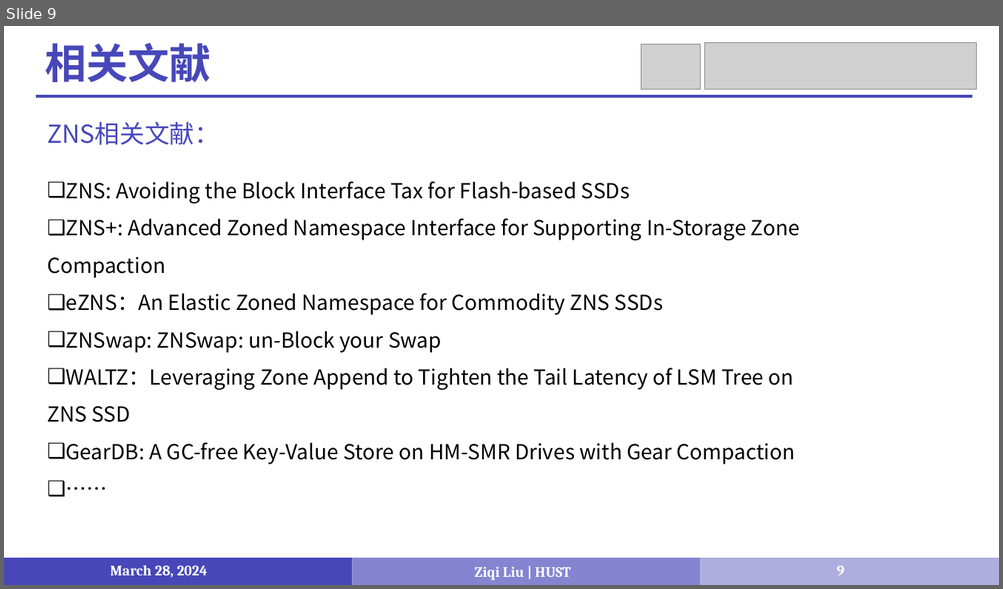
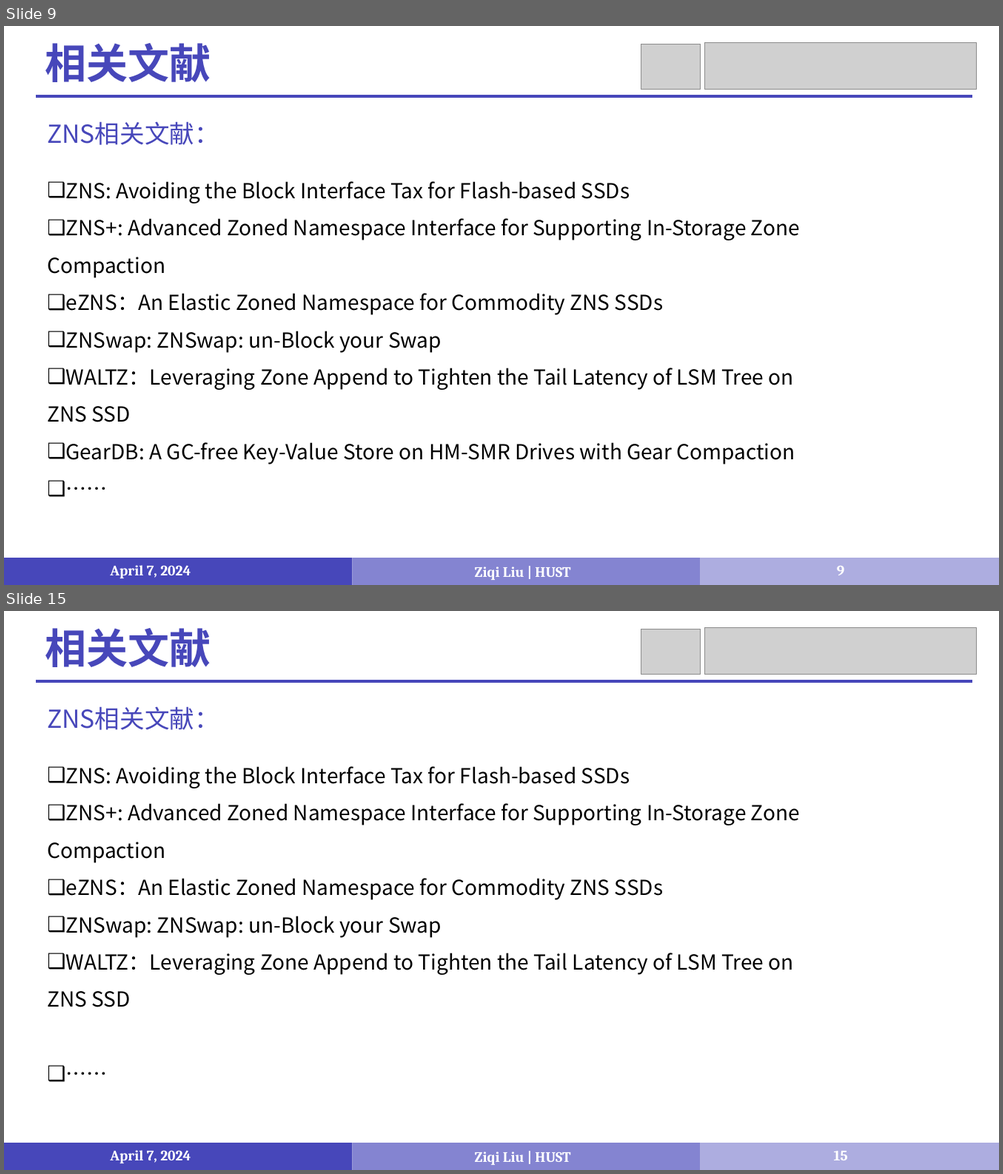
Before and after one commit to LiuziqiOvO/md, a slide deck: Paper/报告/存.pptx. Shown one above the other, each under a label of ours: slide 9 before the commit, slides 9 and 15 after it; the slides between them are not shown. The pictures are 1003x589 and 1003x1174 pixels, drawn with LibreOffice and Linux fonts; fonts in the diff are those of the drawing; grey boxes stand for pictures. Boxes give left, top, right and bottom in pixels: in the first picture for what was removed or moved away, otherwise in the second. Text is boxed around its words. In the diff, an @@ line names an element or a change of style, - is before the commit and + after.

```diff
--- a/Paper/报告/存.pptx
+++ b/Paper/报告/存.pptx
@@ slide 15 added at bbox=[4, 611, 999, 1170], background #FFFFFF @@
@@ text added at bbox=[45, 628, 211, 667], 40 pt, text #4747BA, bold @@
+相关文献
@@ picture added at bbox=[640, 629, 700, 675] @@
@@ picture added at bbox=[706, 627, 976, 674] @@
@@ line added from (35, 681) to (973, 681), #4747BA 3 pt @@
@@ text added at bbox=[47, 706, 219, 730], 24 pt, text #4747BA @@
+ZNS相关文献：
@@ text added at bbox=[47, 766, 800, 1008], 20 pt, text #000000 @@
+❑ ZNS: Avoiding the Block Interface Tax for Flash-based SSDs
+❑ ZNS+: Advanced Zoned Namespace Interface for Supporting In-Storage Zone Compaction
+❑ eZNS：An Elastic Zoned Namespace for Commodity ZNS SSDs
+❑ ZNSwap: ZNSwap: un-Block your Swap
+❑ WALTZ：Leveraging Zone Append to Tighten the Tail Latency of LSM Tree on ZNS SSD
+❑ ……
@@ rectangle added at bbox=[4, 1143, 353, 1170], fill #4747BA @@
@@ rectangle added at bbox=[353, 1143, 701, 1170], fill #8484D1 @@
@@ rectangle added at bbox=[700, 1143, 999, 1170], fill #ADADE0 @@
@@ text added at bbox=[110, 1150, 190, 1164], 14 pt, text #FFFFFF, bold @@
+April 7, 2024
@@ text added at bbox=[475, 1152, 570, 1165], 14 pt, text #FFFFFF, bold @@
+Ziqi Liu | HUST
@@ page number added at bbox=[834, 1151, 848, 1161], 14 pt, text #FFFFFF, bold @@
+15
@@ slide 9 changed as well @@
@@ text at bbox=[110, 565, 190, 579]: text changed @@
-March 28, 2024
+April 7, 2024
```
Also in this commit, not shown: 8 other slides changed, 5 other slides added, 9 other files.
